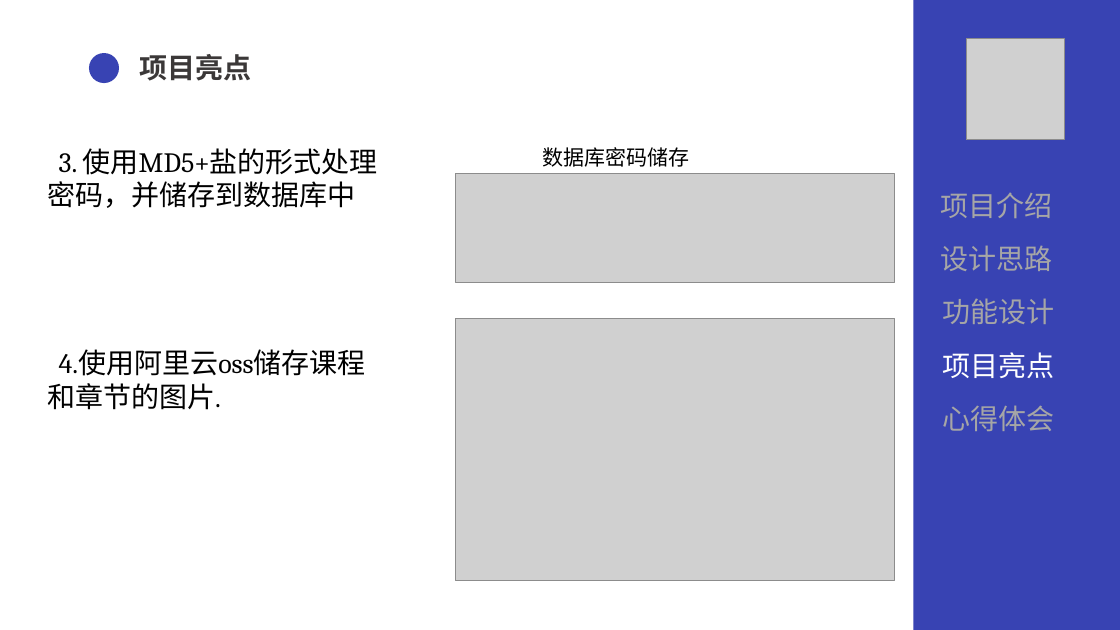
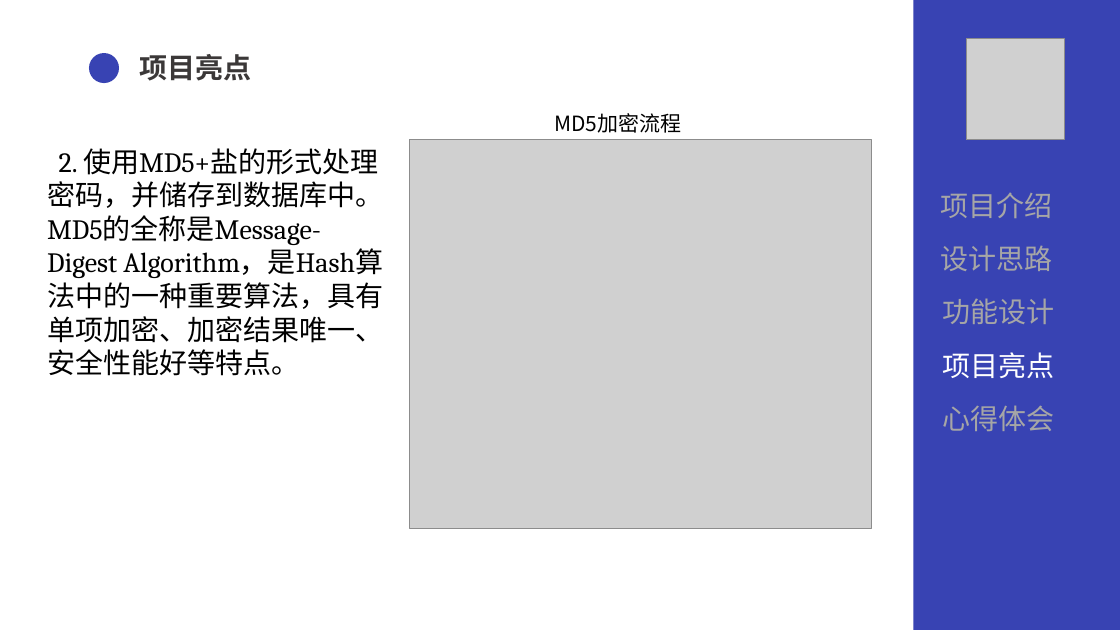
Before and after one commit to Yan18675524202/yqy_qg_2, a slide deck: slide 15 of ppt.pptx (slide 18 before the commit). Drawn at 1120x630 pixels with LibreOffice and Linux fonts; fonts in the diff are those of the drawing; grey boxes stand for pictures. Boxes give left, top, right and bottom in pixels: in the first picture for what was removed or moved away, otherwise in the second. Text is boxed around its words. In the diff, an @@ line names an element or a change of style, - is before the commit and + after.

```diff
--- a/ppt.pptx
+++ b/ppt.pptx
@@ text added at bbox=[554, 113, 681, 133], 18 pt, text #000000 @@
+MD5加密流程
@@ text at bbox=[47, 148, 383, 376]: text changed @@
-3. 使用MD5+盐的形式处理密码，并储存到数据库中
-4.使用阿里云oss储存课程和章节的图片.
+2. 使用MD5+盐的形式处理密码，并储存到数据库中。MD5的全称是Message-Digest Algorithm，是Hash算法中的一种重要算法，具有单项加密、加密结果唯一、安全性能好等特点。
@@ picture added at bbox=[410, 140, 872, 528] @@
@@ text removed at bbox=[542, 147, 689, 167] @@
-数据库密码储存
@@ picture removed at bbox=[455, 174, 895, 282] @@
@@ picture removed at bbox=[455, 318, 895, 581] @@
```
Also in this commit, not shown: 8 other slides changed, 5 slides removed, 2 other files.
